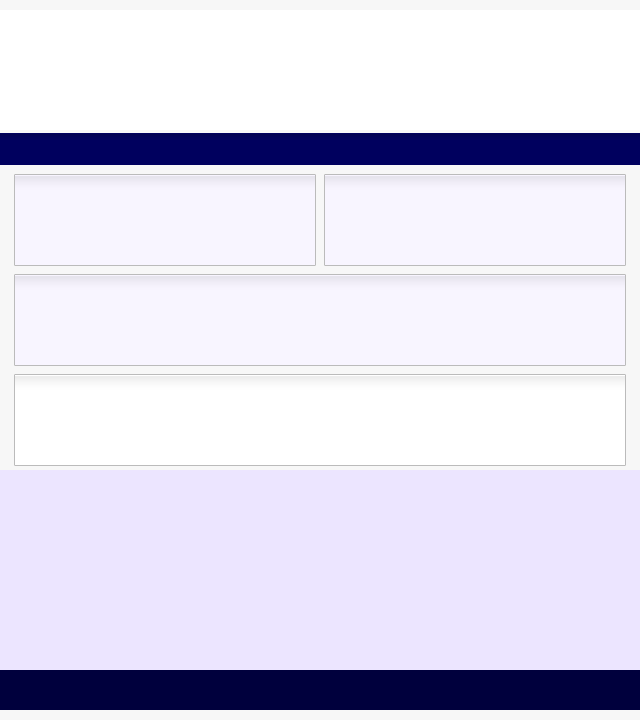
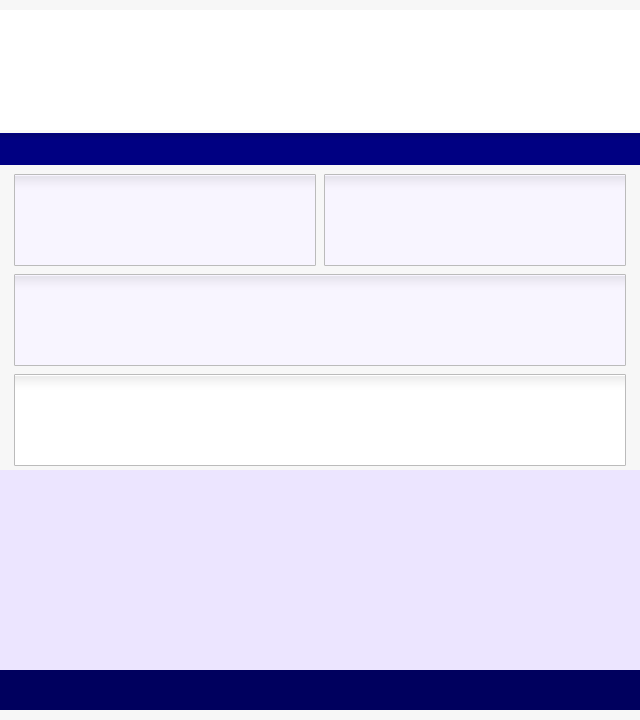
The second 640×720 image is a revision of the first. Changes to its layers:
painted on "navbar" over [0, 133, 640, 165]
painted on "footer" over [0, 670, 640, 710]
